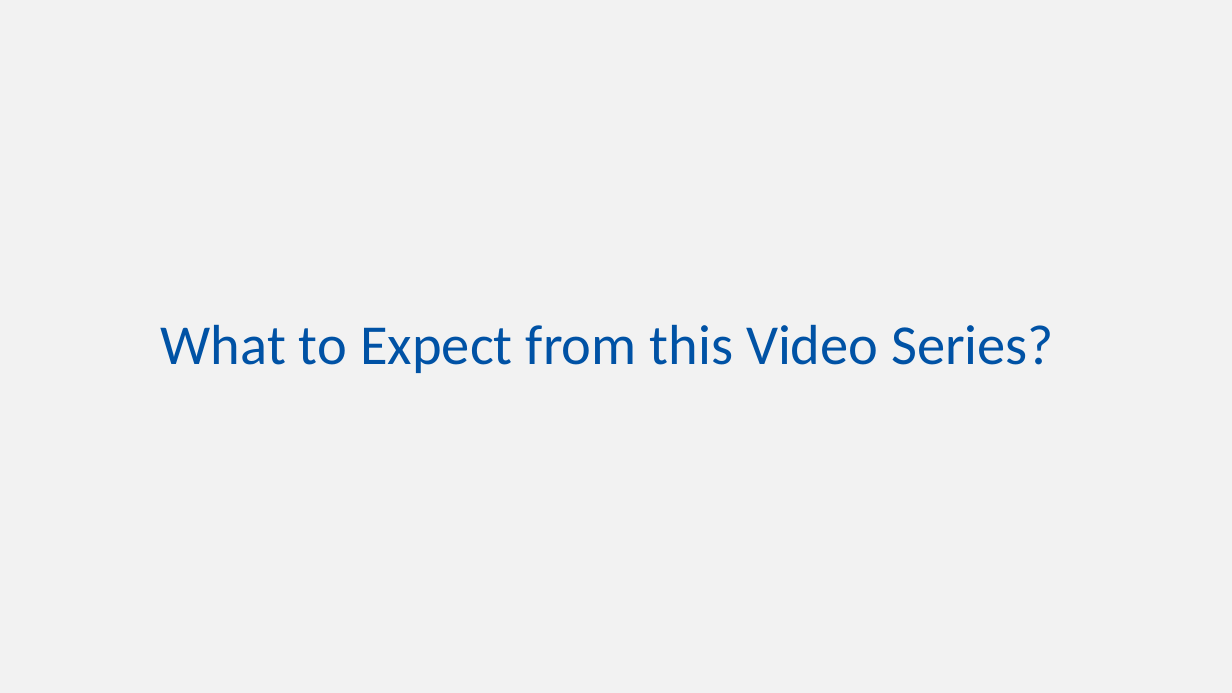
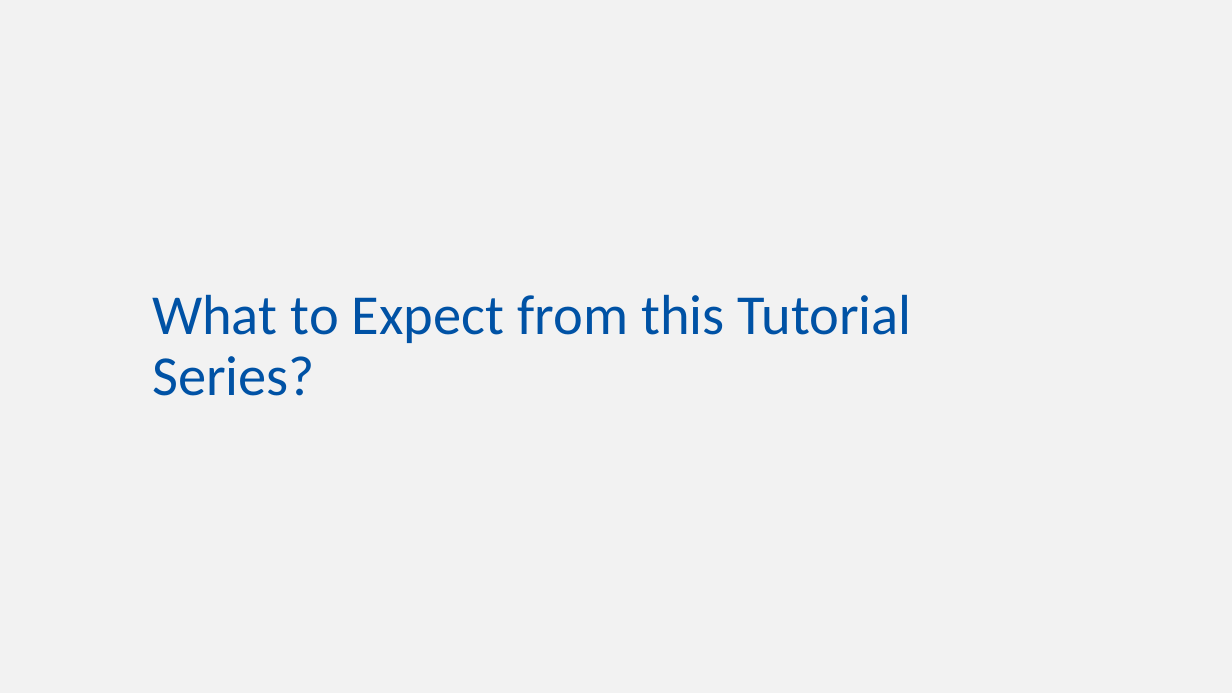
Before and after one commit to w3c/wot-cg, a slide deck: slide 7 of Tutorials/whatiswot/1.WoT/1.WOT.pptx (slide 8 before the commit). Drawn at 1232x693 pixels with LibreOffice and Linux fonts; fonts in the diff are those of the drawing. Boxes give left, top, right and bottom in pixels: in the first picture for what was removed or moved away, otherwise in the second. Text is boxed around its words. In the diff, an @@ line names an element or a change of style, - is before the commit and + after.

Commit message:
"video series" changed to "tutorial"

```diff
--- a/Tutorials/whatiswot/1.WoT/1.WOT.pptx
+++ b/Tutorials/whatiswot/1.WoT/1.WOT.pptx
@@ title at (x1=152, y1=294, x2=912, y2=396): text changed @@
-What to Expect from this Video Series?
+What to Expect from this Tutorial Series?
```
Also in this commit, not shown: 9 other slides changed, 2 slides added, 3 slides removed, 8 other files.
